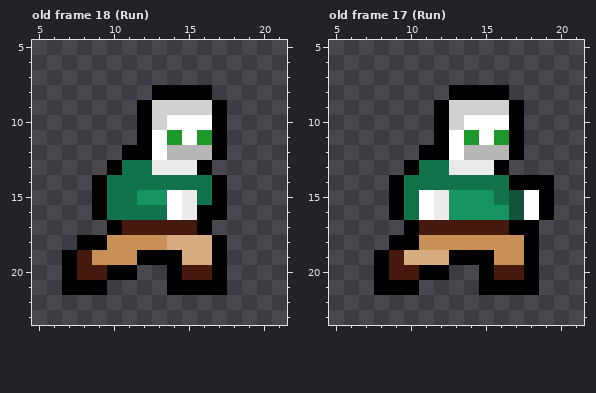
Two states of a pixel-art file, Assets/Aseprite Files/Testing/AnimationTest.aseprite. That is the earlier state.
26x26 pixels, 18 frames. Shown: old frame 18 (Run): x 5..21, y 5..23; old frame 17 (Run): x 5..21, y 5..23. The commit also changed other frames, which this record leaves out.
Once edited:
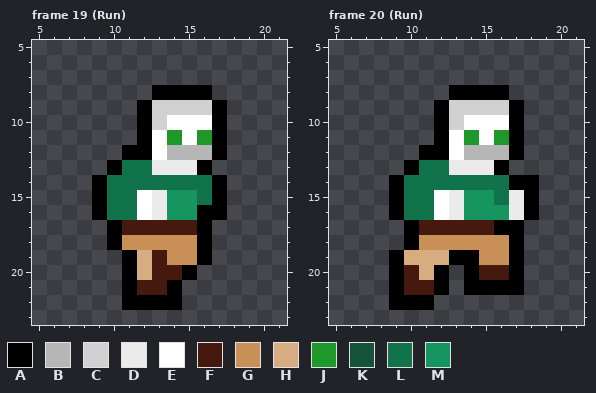
Palette (. is transparent): A #000000  B #b6b6b6  C #d1d1d1  D #ebebeb  E #ffffff  F #46190f  G #c88f56  H #d7ac81  J #1e982a  K #125339  L #11734c  M #169561
A new or re-ordered frame is compared with the old frame closest to it.
Changes in this commit:
frames 18 -> 21
Changed rows in their new state; - is an unchanged pixel.
Frame 19 (Run) is new; against old frame 18 (Run), layer "Sprite":
first column x 7:
15 -----EDMM--
16 -----EDMM--
18 -..A---GGA.
19 ....AHFGGA.
20 ....-HFFA..
21 ...-AFF-...
22 ----AAAA---
Frame 20 (Run) is new; against old frame 17 (Run), layer "Sprite":
first column x 8:
14 -----------.
15 ---LED---DA.
16 ---LED---DA.
17 --------A-.-
18 -.-------A.-
19 .A-----G-A.-
20 .A-H--AF-A.-
21 .-FFA-A---.-
22 -AAA--------
Pixel boxes of the changes (left, top, right, bottom) in both pictures:
changed: (62, 190, 227, 310)
changed: (374, 175, 554, 310)
